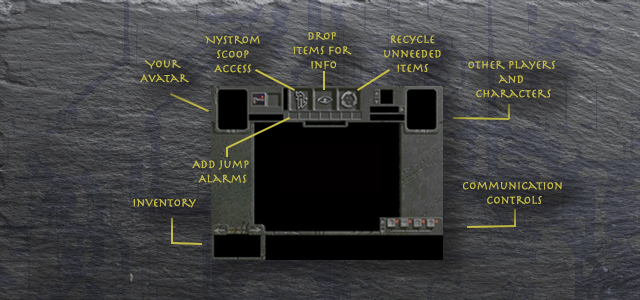
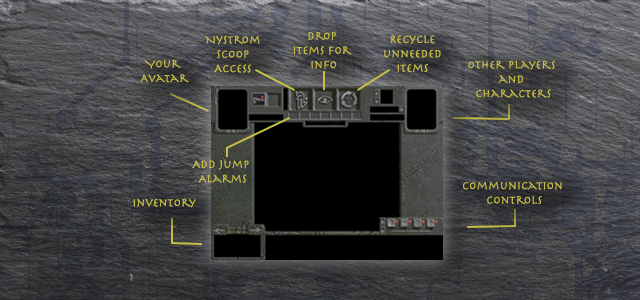
Two versions of the same layered image (640x300). Layer-by-layer changes:
pixels changed over [193, 68, 462, 279] (layer not identified)
